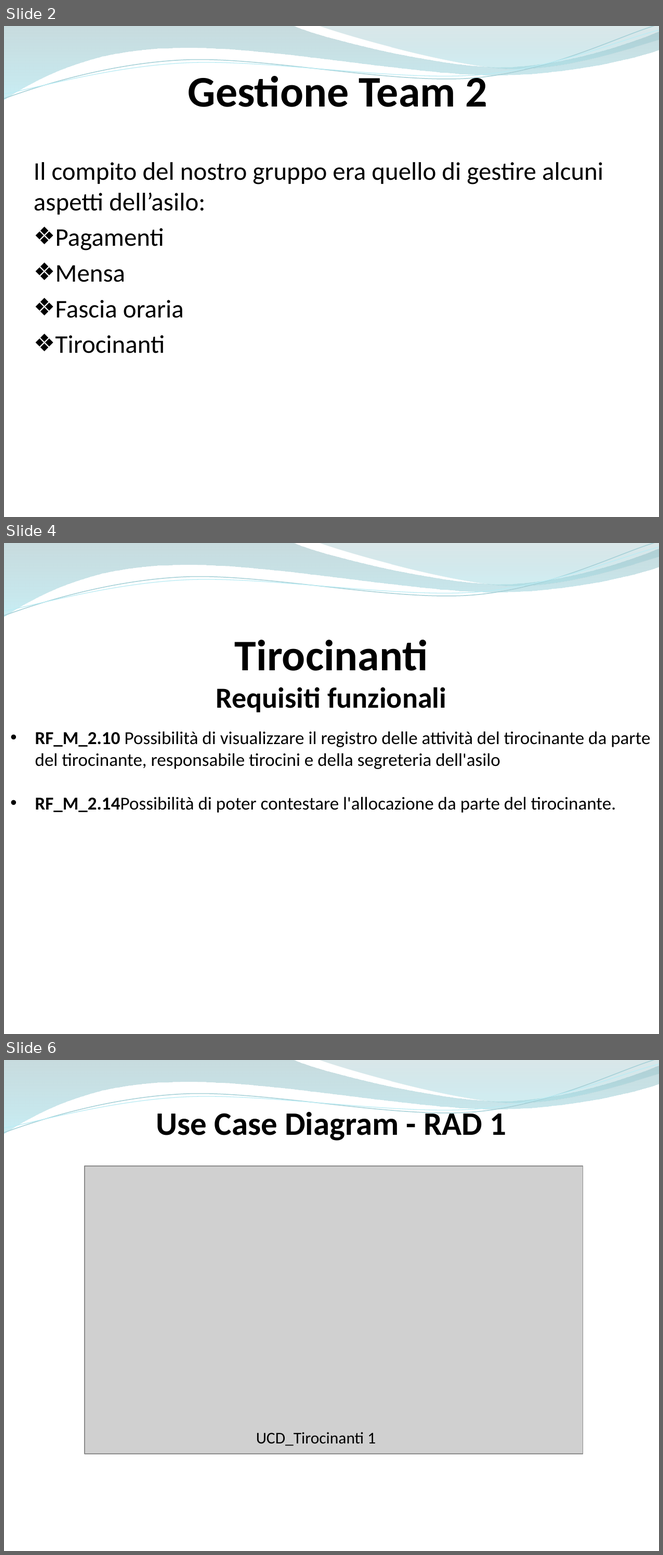
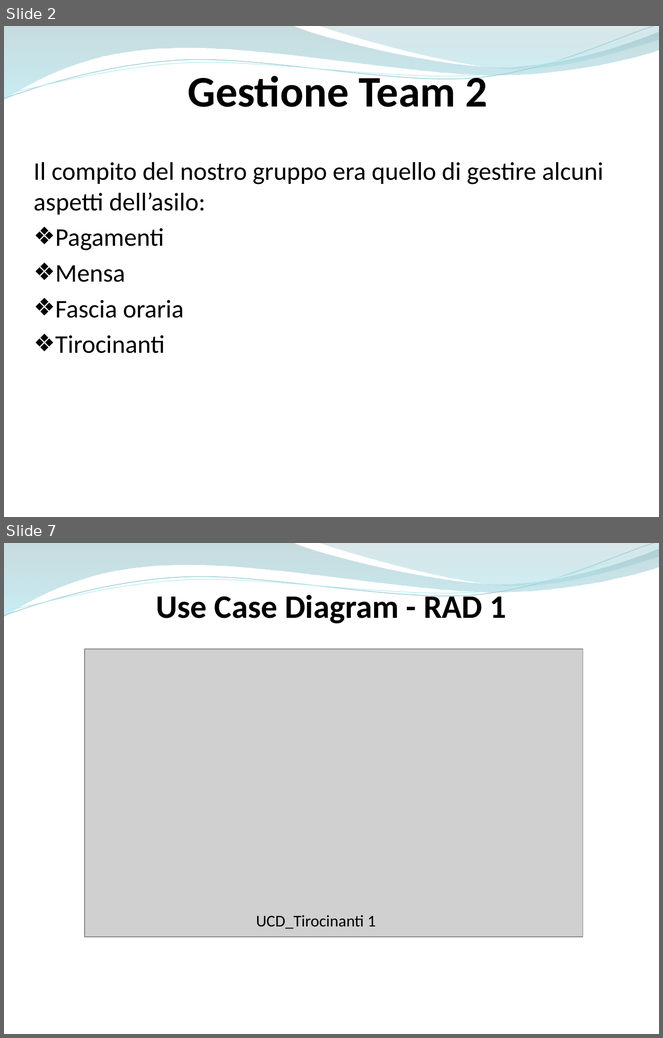
Before and after one commit to ammirate/at-silo, a slide deck: Presentazione/Atsilo2/Durante/Atsilo_M_PresentazioneFinale.pptx. Shown one above the other, each under a label of ours: slides 2, 4 and 6 before the commit, slides 2 and 7 after it; the slides between them are not shown. The pictures are 663x1555 and 663x1038 pixels, drawn with LibreOffice and Linux fonts; fonts in the diff are those of the drawing; grey boxes stand for pictures. Boxes give left, top, right and bottom in pixels: in the first picture for what was removed or moved away, otherwise in the second. Text is boxed around its words. In the diff, an @@ line names an element or a change of style, - is before the commit and + after.

```diff
--- a/Presentazione/Atsilo2/Durante/Atsilo_M_PresentazioneFinale.pptx
+++ b/Presentazione/Atsilo2/Durante/Atsilo_M_PresentazioneFinale.pptx
@@ slide 4 removed at [4,543,659,1034], background #FFFFFF; not listed: 4 template elements that a slide beside it also shows @@
@@ text removed at [216,640,447,713] @@
-Tirocinanti
-Requisiti funzionali
@@ text removed at [35,731,650,813] @@
-• RF_M_2.10 Possibilità di visualizzare il registro delle attività del tirocinante da parte del tirocinante, responsabile tirocini e della segreteria dell'asilo
-• RF_M_2.14Possibilità di poter contestare l'allocazione da parte del tirocinante.
@@ what was slide 6 is now slide 7 @@
```
Also in this commit, not shown: 5 slides changed, 2 slides added, 1 other slide removed.
